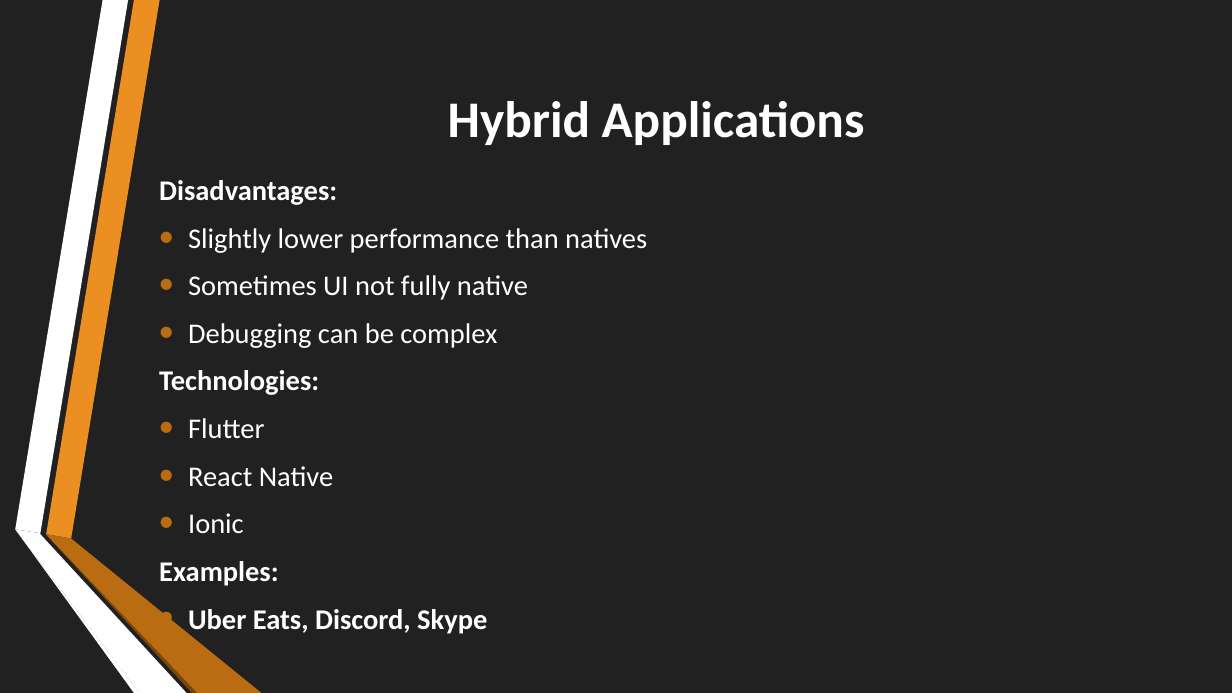
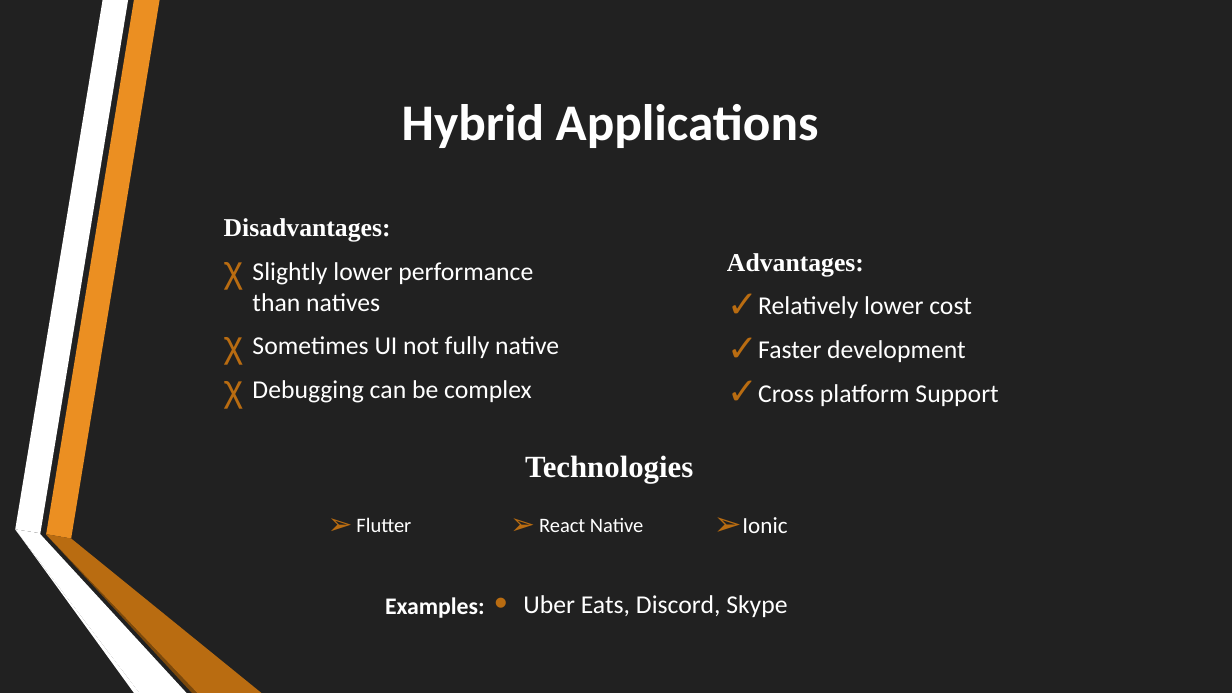
Before and after one commit to Neil1-hub/CEF-440-, a slide deck: slide 10 of Task 1/INTERNET AND MOBILE PROGRAMMING.pptx. Drawn at 1232x693 pixels with LibreOffice and Linux fonts; fonts in the diff are those of the drawing. Boxes give left, top, right and bottom in pixels: in the first picture for what was removed or moved away, otherwise in the second. Text is boxed around its words. In the diff, an @@ line names an element or a change of style, - is before the commit and + after.

```diff
--- a/Task 1/INTERNET AND MOBILE PROGRAMMING.pptx
+++ b/Task 1/INTERNET AND MOBILE PROGRAMMING.pptx
@@ title "Hybrid Applications": place and size @@
-title "Hybrid Applications" at box(448, 101, 865, 145)
+title "Hybrid Applications" at box(402, 104, 819, 148)
@@ text "Disadvantages:": place and size @@
-text "Disadvantages:" at box(159, 180, 647, 636)
+text "Disadvantages:" at box(224, 218, 559, 403)
@@ text "Disadvantages:" at box(224, 218, 559, 403): size 22.2 to 20 pt; font Calibri to Times New Roman in "Disadvantages:"; bullet • to χ @@
@@ text added at box(727, 253, 998, 406), 20 pt, text #FFFFFF @@
+Advantages:
+✓ Relatively lower cost
+✓ Faster development
+✓ Cross platform Support
@@ text at box(159, 370, 487, 636): paragraphs removed @@
-Technologies:
-• Flutter
-• React Native
-• Ionic
-Examples:
-• Uber Eats, Discord, Skype
@@ group added at box(356, 455, 787, 533): 4 texts @@
+➢ Flutter
+Technologies
+➢ React Native
+➢ Ionic
@@ text added at box(385, 597, 485, 618), 18.5 pt, text #FFFFFF, bold @@
+Examples:
@@ text added at box(523, 595, 787, 617), 20 pt, text #FFFFFF @@
+• Uber Eats, Discord, Skype
```
Also in this commit, not shown: 15 other slides changed, 2 slides added, 3 slides removed.
